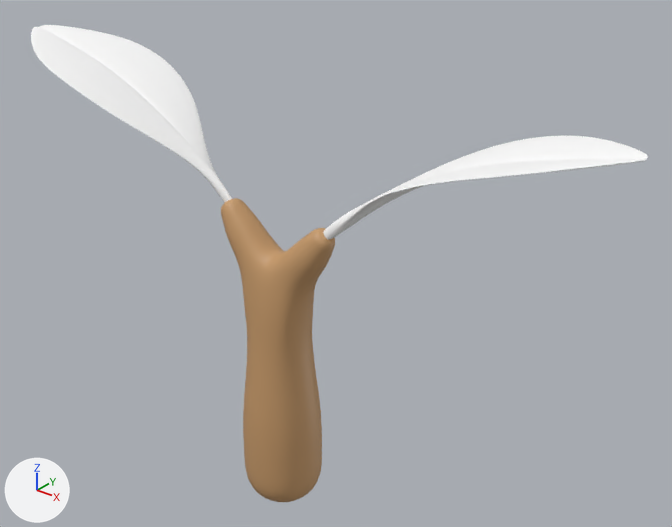
What one commit did to the glTF model public/models/trees/tree-1.glb.
Before and after are seen from a 50 mm lens placed at (1.259, -1.367, 1.539), pointed at (0.075, 0.113, 0.622). The axes (+X, +Y, +Z) are drawn at lower left. The lights are the same throughout. Where no turn or scale is listed for an object, it has been applied to the vertices.

In view in the first picture: 'Leaf_1A', 'Leaf_2B', 'Trunk_Lv1'.
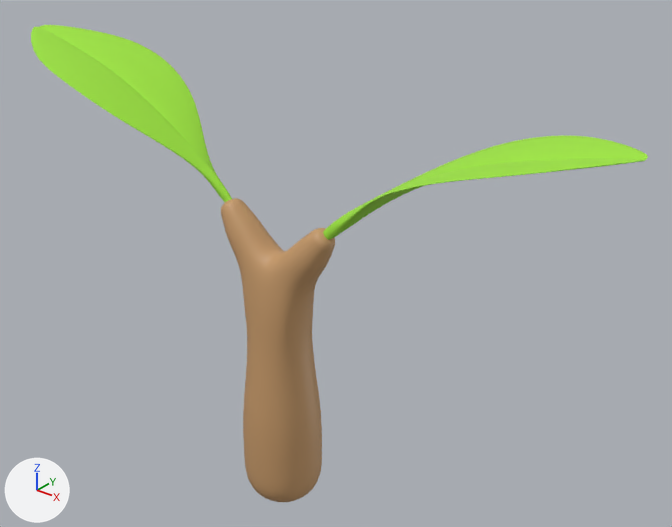
What changed in the scene script:
```text
Add mat_material_004:
    mat_material_004 = principled_material('Material.004')
    mat_material_004.base_color = (0.351, 0.8, 0.0464)  # green #a0e73d
    mat_material_004.roughness = 0.8
Change me_mesh_001:
    where me_mesh_001.from_pydata(...)  # 3714 vertices, 7424 faces; spans x -0.658..-0.002, y -0.144..0.144, z 0.001..0.327
    remove me_mesh_001.materials.append(mat_material_007)  # white #ffffff
    add me_mesh_001.materials.append(mat_material_004)  # green #a0e73d
Change me_mesh_002:
    where me_mesh_002.from_pydata(...)  # 3714 vertices, 7424 faces; spans x 0.002..0.658, y -0.144..0.144, z 0.001..0.327
    remove me_mesh_002.materials.append(mat_material_007)  # white #ffffff
    add me_mesh_002.materials.append(mat_material_004)  # green #a0e73d
```

Changed parts and their boxes [x1, y1, x2, y2] in the pictures (672 x 527 px):
'Leaf_1A', recoloured (white to green)
    both: [31, 25, 232, 202]
'Leaf_2B', recoloured (white to green)
    both: [323, 136, 648, 240]
